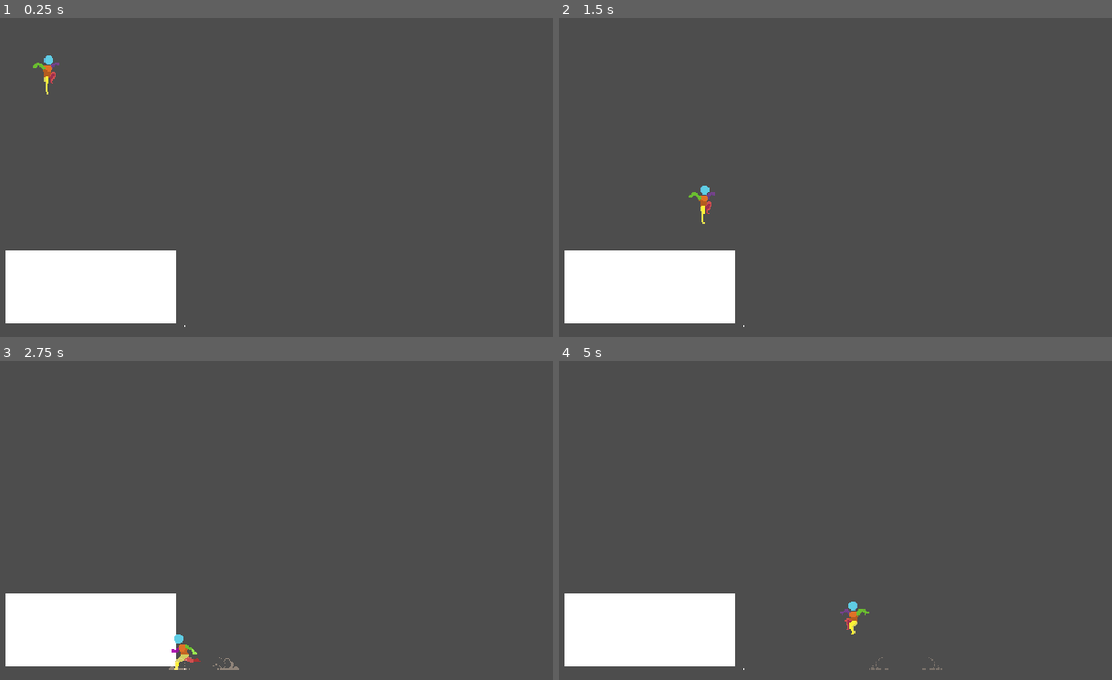
Above: before the commit, frames 1-4 (two rows, left to right).
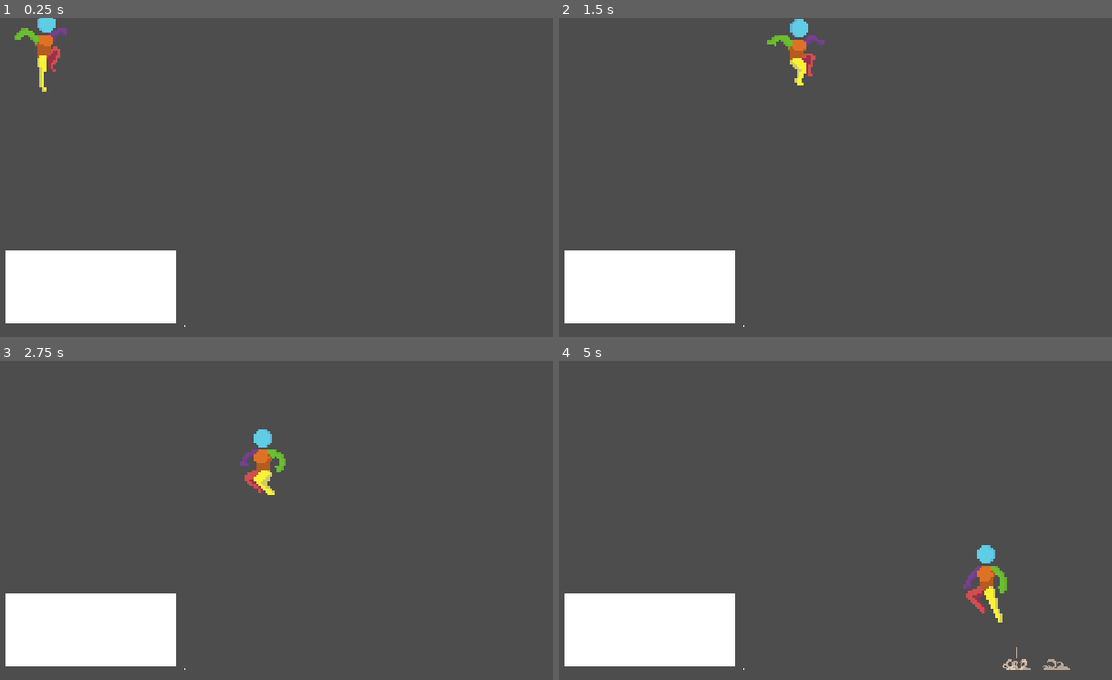
Above: after the commit, the same moments.

Repository: pdroacordi/memorina
Game: Godot game, scene res://scenes/world/game.tscn
Same seed, same stepped clock (60 frames per second), same inputs: the game is played once before the commit and once after it.
Inputs:
- Up to frame 1 (0.25 s): no input
- Up to frame 2 (1.5 s): hold Z (jump) 0.53-1.28 s; hold Right (move_right) from 0.53 s (still down); tap Z (jump) at 1.35 s
- Up to frame 3 (2.75 s): tap Z (jump) at 1.52, 1.82 s; release Right (move_right) at 2.03 s; hold Left (move_left) from 2.03 s (still down); hold Z (jump) from 2.03 s (still down)
- Up to frame 4 (5 s): release Left (move_left) at 2.78 s; release Z (jump) at 2.78 s; hold Right (move_right) 2.78-4.28 s; tap Z (jump) at 2.85, 3.02, 3.32, 4.35, 4.52, 4.82 s; hold Z (jump) 3.53-4.28 s; hold Left (move_left) from 4.28 s (still down)

The runs differ from the first frame. In frame 1, 0.8% of the frame differs, in the area x 2-13%, y 0-24%; in frame 2, 0.9%; in frame 3, 1.0%; in frame 4, 1.3%, in the area x 50-93%, y 57-97%.

Commit message:
feat(player): scale character to 96x96 sprites
Ivo was drawn for 16x16 tiles: a 28px body in a 48x48 frame. Against the
32x32 tileset he was under one tile tall, which makes the smallest
possible ledge taller than the player and the level grid coarser than the
character. Redrawn at 96x96 for a ~54px body, roughly 1.7 tiles.

Collision capsule grows to radius 11 / height 54, with the sprite and
shape offsets moved to match. move_speed, deceleration and jump_height are
overridden in the scene to suit the doubled world scale.

The walk animation and its texture are dropped. It was never reachable
from the AnimationTree state machine, which goes idle -> run directly, so
no 96x96 replacement was drawn.

Diff:
--- a/scenes/characters/player/ivo.tscn
+++ b/scenes/characters/player/ivo.tscn
@@ -1,19 +1,18 @@
 [gd_scene format=3 uid="uid://cxmds8nc576iu"]
 
 [ext_resource type="Script" uid="uid://cu1c1mo6x7ca6" path="res://scenes/characters/player/character.gd" id="1_ynyct"]
-[ext_resource type="Texture2D" uid="uid://d0h3ok4ikdxyf" path="res://assets/sprites/characters/ivo/player_idle_48x48.png" id="2_ynyct"]
-[ext_resource type="Texture2D" uid="uid://c464itsdkhmbv" path="res://assets/sprites/characters/ivo/player_run_48x48.png" id="3_k18kj"]
+[ext_resource type="Texture2D" uid="uid://c0bfcw6louuhh" path="res://assets/sprites/characters/ivo/player_idle_96x96.png" id="2_45amr"]
 [ext_resource type="Script" uid="uid://c1uo8k8aac7gw" path="res://scenes/characters/player/player_input.gd" id="3_pinput"]
-[ext_resource type="Texture2D" uid="uid://t5p6blm00j2j" path="res://assets/sprites/characters/ivo/player_new_jump_48x48.png" id="3_ra23q"]
-[ext_resource type="Texture2D" uid="uid://b7kj4fpt3ocqy" path="res://assets/sprites/characters/ivo/player_land_48x48.png" id="4_dk131"]
-[ext_resource type="Texture2D" uid="uid://bcs3306b7rnos" path="res://assets/sprites/characters/ivo/player_walk_48x48.png" id="6_8uojx"]
+[ext_resource type="Texture2D" uid="uid://cvsmwfqcpsebp" path="res://assets/sprites/characters/ivo/player_jump_96x96.png" id="3_soiyk"]
+[ext_resource type="Texture2D" uid="uid://6web0uujory8" path="res://assets/sprites/characters/ivo/player_land_96x96.png" id="4_466qv"]
+[ext_resource type="Texture2D" uid="uid://bn6x0lpukduy8" path="res://assets/sprites/characters/ivo/player_run_96x96.png" id="5_ip35x"]
 [ext_resource type="Script" uid="uid://branmbikueiyl" path="res://scenes/particles/dust/dust_emitter.gd" id="8_45amr"]
 [ext_resource type="PackedScene" uid="uid://cbam77lyl5m76" path="res://scenes/particles/dust/jump_dust_particles.tscn" id="9_soiyk"]
 [ext_resource type="PackedScene" uid="uid://b2a63w0vkfy3a" path="res://scenes/particles/dust/landing_dust_particles.tscn" id="10_466qv"]
 
 [sub_resource type="CapsuleShape2D" id="CapsuleShape2D_ynyct"]
-radius = 6.0
-height = 28.0
+radius = 11.0
+height = 54.0
 
 [sub_resource type="Animation" id="Animation_knqxj"]
 length = 0.001
@@ -27,7 +26,7 @@
 "times": PackedFloat32Array(0),
 "transitions": PackedFloat32Array(1),
 "update": 1,
-"values": [ExtResource("2_ynyct")]
+"values": [ExtResource("2_45amr")]
 }
 tracks/1/type = "value"
 tracks/1/imported = false
@@ -69,7 +68,7 @@
 "times": PackedFloat32Array(0),
 "transitions": PackedFloat32Array(1),
 "update": 1,
-"values": [ExtResource("3_ra23q")]
+"values": [ExtResource("3_soiyk")]
 }
 tracks/1/type = "value"
 tracks/1/imported = false
@@ -110,7 +109,7 @@
 "times": PackedFloat32Array(0),
 "transitions": PackedFloat32Array(1),
 "update": 1,
-"values": [ExtResource("3_ra23q")]
+"values": [ExtResource("3_soiyk")]
 }
 tracks/1/type = "value"
 tracks/1/imported = false
@@ -152,7 +151,7 @@
 "times": PackedFloat32Array(0),
 "transitions": PackedFloat32Array(1),
 "update": 1,
-"values": [ExtResource("2_ynyct")]
+"values": [ExtResource("2_45amr")]
 }
 tracks/1/type = "value"
 tracks/1/imported = false
@@ -194,7 +193,7 @@
 "times": PackedFloat32Array(0),
 "transitions": PackedFloat32Array(1),
 "update": 1,
-"values": [ExtResource("3_ra23q")]
+"values": [ExtResource("3_soiyk")]
 }
 tracks/1/type = "value"
 tracks/1/imported = false
@@ -235,7 +234,7 @@
 "times": PackedFloat32Array(0),
 "transitions": PackedFloat32Array(1),
 "update": 1,
-"values": [ExtResource("3_ra23q")]
+"values": [ExtResource("3_soiyk")]
 }
 tracks/1/type = "value"
 tracks/1/imported = false
@@ -276,7 +275,7 @@
 "times": PackedFloat32Array(0),
 "transitions": PackedFloat32Array(1),
 "update": 1,
-"values": [ExtResource("4_dk131")]
+"values": [ExtResource("4_466qv")]
 }
 tracks/1/type = "value"
 tracks/1/imported = false
@@ -318,49 +317,7 @@
 "times": PackedFloat32Array(0),
 "transitions": PackedFloat32Array(1),
 "update": 1,
-"values": [ExtResource("3_k18kj")]
-}
-tracks/1/type = "value"
-tracks/1/imported = false
-tracks/1/enabled = true
-tracks/1/path = NodePath("Sprite2D:hframes")
-tracks/1/interp = 1
-tracks/1/loop_wrap = true
-tracks/1/keys = {
-"times": PackedFloat32Array(0),
-"transitions": PackedFloat32Array(1),
-"update": 1,
-"values": [8]
-}
-tracks/2/type = "value"
-tracks/2/imported = false
-tracks/2/enabled = true
-tracks/2/path = NodePath("Sprite2D:frame")
-tracks/2/interp = 1
-tracks/2/loop_wrap = true
-tracks/2/keys = {
-"times": PackedFloat32Array(0, 0.083333336, 0.16666667, 0.25, 0.33333334, 0.4166667, 0.5, 0.5833334),
-"transitions": PackedFloat32Array(1, 1, 1, 1, 1, 1, 1, 1),
-"update": 1,
-"values": [0, 1, 2, 3, 4, 5, 6, 7]
-}
-
-[sub_resource type="Animation" id="Animation_oxrm5"]
-resource_name = "walk"
-length = 0.6666667
-loop_mode = 1
-step = 0.083333336
-tracks/0/type = "value"
-tracks/0/imported = false
-tracks/0/enabled = true
-tracks/0/path = NodePath("Sprite2D:texture")
-tracks/0/interp = 1
-tracks/0/loop_wrap = true
-tracks/0/keys = {
-"times": PackedFloat32Array(0),
-"transitions": PackedFloat32Array(1),
-"update": 1,
-"values": [ExtResource("6_8uojx")]
+"values": [ExtResource("5_ip35x")]
 }
 tracks/1/type = "value"
 tracks/1/imported = false
@@ -396,8 +353,7 @@
 &"jump_idle": SubResource("Animation_yxci8"),
 &"jump_start": SubResource("Animation_nvoeu"),
 &"land": SubResource("Animation_u3kw3"),
-&"run": SubResource("Animation_ra23q"),
-&"walk": SubResource("Animation_oxrm5")
+&"run": SubResource("Animation_ra23q")
 }
 
 [sub_resource type="AnimationNodeAnimation" id="AnimationNodeAnimation_nvoeu"]
@@ -512,14 +468,21 @@
 
 [node name="Ivo" type="CharacterBody2D" unique_id=1573815107]
 script = ExtResource("1_ynyct")
+move_speed = 192.0
+acceleration = 2048.0
+deceleration = 4096.0
+jump_height = 144.0
+terminal_velocity = 1000.0
+apex_threshold = 80.0
+hard_land_speed = 800.0
 
 [node name="Sprite2D" type="Sprite2D" parent="." unique_id=1693411011]
-position = Vector2(0, -16)
-texture = ExtResource("2_ynyct")
+position = Vector2(0, -32)
+texture = ExtResource("2_45amr")
 hframes = 10
 
 [node name="CollisionShape2D" type="CollisionShape2D" parent="." unique_id=64234537]
-position = Vector2(0, -14)
+position = Vector2(-1, -27)
 shape = SubResource("CapsuleShape2D_ynyct")
 
 [node name="AnimationPlayer" type="AnimationPlayer" parent="." unique_id=1964201661]
Binary file removed: assets/sprites/characters/ivo/player_idle_48x48.png
Binary file added: assets/sprites/characters/ivo/player_idle_96x96.png
Not shown, changed: assets/sprites/characters/ivo/player_idle_96x96.png.import
Binary file added: assets/sprites/characters/ivo/player_jump_96x96.png
Not shown, changed: assets/sprites/characters/ivo/player_jump_96x96.png.import
Binary file removed: assets/sprites/characters/ivo/player_land_48x48.png
Binary file added: assets/sprites/characters/ivo/player_land_96x96.png
Not shown, changed: assets/sprites/characters/ivo/player_land_96x96.png.import
Binary file removed: assets/sprites/characters/ivo/player_new_jump_48x48.png
Binary file removed: assets/sprites/characters/ivo/player_run_48x48.png
Binary file added: assets/sprites/characters/ivo/player_run_96x96.png
Not shown, changed: assets/sprites/characters/ivo/player_run_96x96.png.import
(and 2 more such lines)
